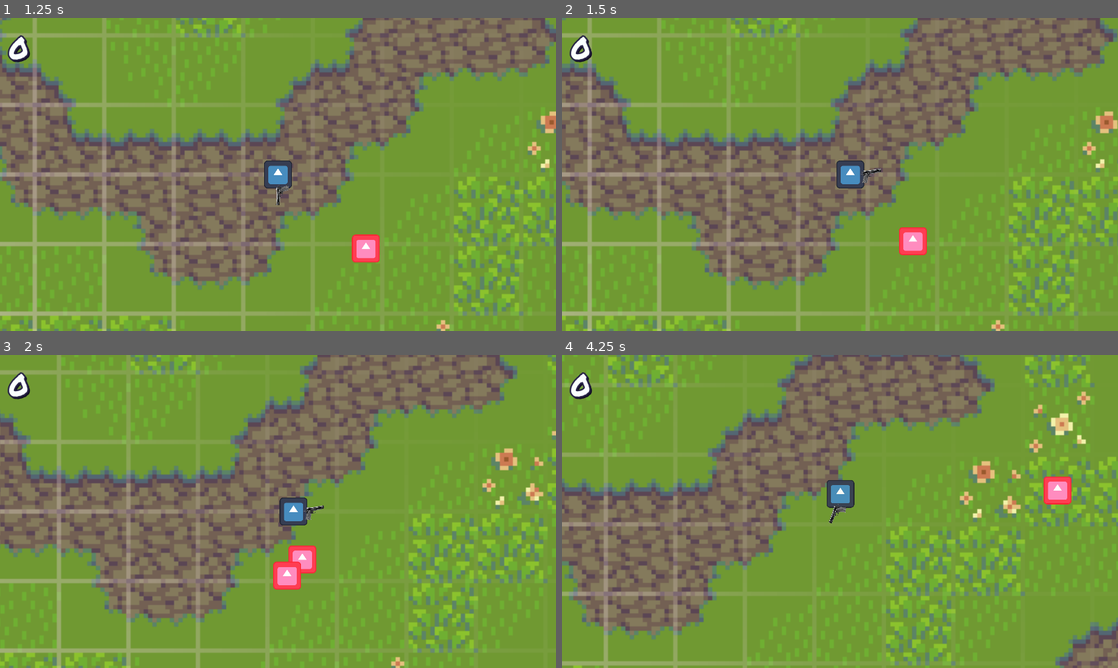
Above: before the commit, frames 1-4 (two rows, left to right).
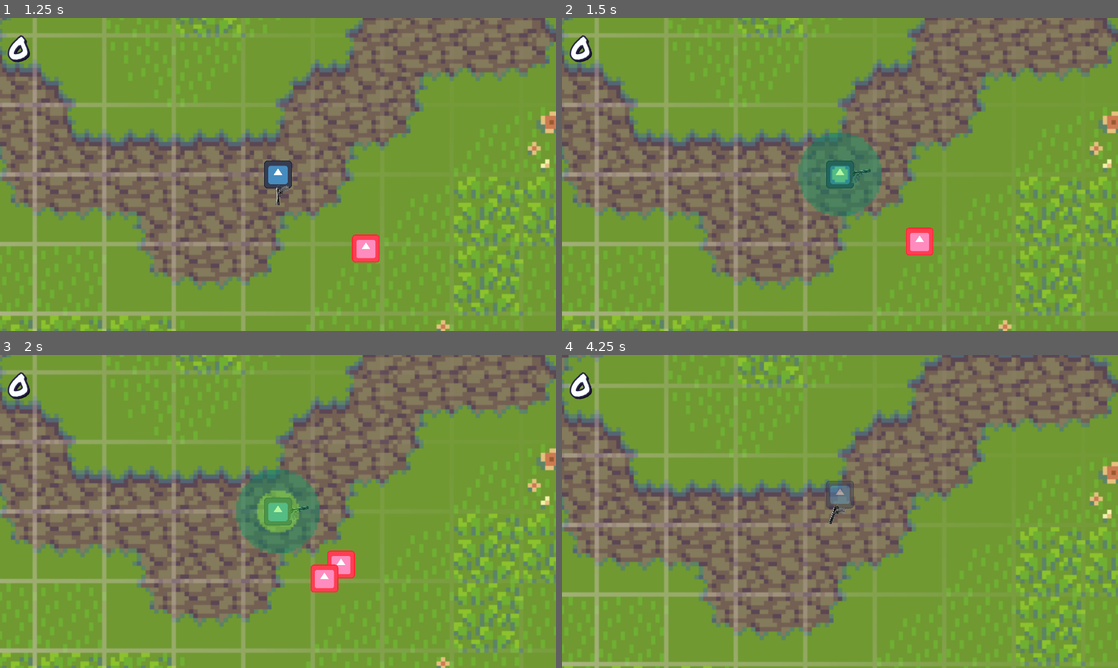
Above: after the commit, the same moments.

Repository: LaneMcMartin/NecromancerReloaded
Game: Godot game, scene res://Scenes/main_menu.tscn
Two runs of this game, one before a commit and one after it. Both use one fixed random seed, a clock stepped at 60 frames per second and the inputs below. The engine's default icon, where the game draws it, is replaced by a stand-in: a white triangle on a blue panel in a dark square. Sound files missing from this copy of the repository are replaced by a short silence.
Inputs (mouse positions are in pixels of both pictures, inside the frame that each line leads up to):
- Up to frame 1 (1.25 s): click "Start" at 0.5 s
- Up to frame 2 (1.5 s): move the mouse to (962, 158) at 1.27 s; hold D (Right) from 1.28 s (still down); hold Right mouse button (FireSecondary) from 1.28 s (still down)
- Up to frame 3 (2 s): keep holding D (Right); keep holding Right mouse button (FireSecondary)
- Up to frame 4 (4.25 s): move the mouse to (728, 527) at 2.02 s; release D (Right) at 2.03 s; release Right mouse button (FireSecondary) at 2.03 s; hold S (Down) 2.03-2.78 s; click (728, 527) at 2.1 s; right-click (728, 527) at 2.3 s; move the mouse to (895, 442) at 2.77 s; hold D (Right) 2.78-3.53 s; hold Right mouse button (FireSecondary) 2.78-3.53 s; move the mouse to (812, 574) at 3.52 s; hold W (Up) from 3.53 s (still down); tap Space (Space) at 3.6 s; right-click (812, 574) at 3.8 s

Frame 1 is identical in both runs. In frame 2, 29% of the frame differs, in the area x 0-100%, y 0-100%; in frame 3, 39%; in frame 4, 57%.

Commit message:
Raise implemented, zombie implemented
We did it

Diff:
--- a/Assets/bubble_animation.tres
+++ b/Assets/bubble_animation.tres
@@ -145,7 +145,7 @@
 [resource]
 animations = [{
 "frames": [SubResource("AtlasTexture_xhm43"), SubResource("AtlasTexture_7kfmp"), SubResource("AtlasTexture_evemq"), Sub …(1117 unchanged characters)…
-"loop": true,
+"loop": false,
 "name": &"bubble",
-"speed": 10.0
+"speed": 20.0
 }]
--- /dev/null
+++ b/Scenes/bubble.gd
@@ -0,0 +1,12 @@
+extends Area2D
+
+# Called when the node enters the scene tree for the first time.
+func _ready():
+	pass
+
+func scan_raise():
+	var areas = get_overlapping_areas()
+	for area in areas:
+		# If the bubble captured something, run the raised method (if the node has one)
+		if area.has_method("raised"):
+			area.raised()
--- a/Scenes/bubble.tscn
+++ b/Scenes/bubble.tscn
@@ -1,8 +1,9 @@
-[gd_scene load_steps=3 format=3 uid="uid://ismcmkdv53u8"]
+[gd_scene load_steps=4 format=3 uid="uid://ismcmkdv53u8"]
 
 [ext_resource type="SpriteFrames" uid="uid://dyo2u2sg37ud8" path="res://Assets/bubble_animation.tres" id="1_3k5im"]
+[ext_resource type="Script" path="res://Scenes/bubble.gd" id="1_od20u"]
 
-[sub_resource type="CircleShape2D" id="CircleShape2D_y1qj1"]
+[sub_resource type="CircleShape2D" id="CircleShape2D_1eqp5"]
 radius = 32.0
 
 [node name="Bubble" type="Area2D"]
@@ -11,6 +12,7 @@
 z_index = 1
 collision_layer = 2
 collision_mask = 2
+script = ExtResource("1_od20u")
 
 [node name="AnimatedSprite2D" type="AnimatedSprite2D" parent="."]
 frames = ExtResource("1_3k5im")
--- a/Scenes/enemy.tscn
+++ b/Scenes/enemy.tscn
@@ -1,26 +1,25 @@
-[gd_scene load_steps=7 format=3 uid="uid://2ex0bm4s2orr"]
+[gd_scene load_steps=7 format=3 uid="uid://dcuu15k6w8cgb"]
 
 [ext_resource type="Shader" path="res://Assets/enemy.gdshader" id="1_uh5av"]
 [ext_resource type="Script" path="res://Scripts/enemy.gd" id="1_usnjm"]
 [ext_resource type="Texture2D" uid="uid://d0cxad3ogx406" path="res://Assets/icon.svg" id="2_ocf16"]
 [ext_resource type="AudioStream" uid="uid://bwqsirotvqg67" path="res://Assets/ouch.mp3" id="4_e5se1"]
 
-[sub_resource type="ShaderMaterial" id="ShaderMaterial_3c4bj"]
+[sub_resource type="ShaderMaterial" id="ShaderMaterial_lr6mc"]
 shader = ExtResource("1_uh5av")
 
-[sub_resource type="RectangleShape2D" id="RectangleShape2D_bujgv"]
+[sub_resource type="RectangleShape2D" id="RectangleShape2D_0fktm"]
 size = Vector2(128, 128)
 
 [node name="Enemy" type="Area2D" groups=["enemy"]]
 script = ExtResource("1_usnjm")
-movement_type = 0
 
 [node name="Sprite2D" type="Sprite2D" parent="."]
-material = SubResource("ShaderMaterial_3c4bj")
+material = SubResource("ShaderMaterial_lr6mc")
 texture = ExtResource("2_ocf16")
 
 [node name="CollisionShape2D" type="CollisionShape2D" parent="."]
-shape = SubResource("RectangleShape2D_bujgv")
+shape = SubResource("RectangleShape2D_0fktm")
 
 [node name="EnemySound" type="AudioStreamPlayer2D" parent="."]
 stream = ExtResource("4_e5se1")
--- a/Scenes/player.tscn
+++ b/Scenes/player.tscn
@@ -7,6 +7,7 @@
 [ext_resource type="Texture2D" uid="uid://d1srow6n0cbb7" path="res://Assets/gun.png" id="4_b0mv7"]
 [ext_resource type="Script" path="res://Scripts/weaponmanager.gd" id="4_yrtw0"]
 [ext_resource type="AudioStream" uid="uid://ba8hp063378yb" path="res://Assets/shot_sound.wav" id="5_0jmh5"]
+[ext_resource type="PackedScene" uid="uid://ismcmkdv53u8" path="res://Scenes/bubble.tscn" id="5_747ls"]
 
 [sub_resource type="RectangleShape2D" id="RectangleShape2D_3pwty"]
 size = Vector2(128, 128)
@@ -106,6 +107,8 @@
 "": SubResource("AnimationLibrary_sco3w")
 }
 
+[node name="Bubble" parent="." instance=ExtResource("5_747ls")]
+
 [node name="WeaponManager" type="Node2D" parent="." groups=["player"]]
 script = ExtResource("4_yrtw0")
 
--- a/Scenes/world.tscn
+++ b/Scenes/world.tscn
@@ -18,6 +18,7 @@
 
 [node name="Enemy" parent="." instance=ExtResource("3_nl2c7")]
 position = Vector2(512, 431)
+collision_layer = 3
 
 [node name="MobSpawner" type="Timer" parent="."]
 autostart = true
--- /dev/null
+++ b/Scenes/zombie.gdshader
@@ -0,0 +1,6 @@
+shader_type canvas_item;
+
+void fragment() {
+	COLOR = texture(TEXTURE, UV); //read from texture
+  	COLOR.g = 1.0; //set red channel to 1.0
+}
--- /dev/null
+++ b/Scenes/zombie.tscn
@@ -0,0 +1,28 @@
+[gd_scene load_steps=7 format=3 uid="uid://be6klu2545ofm"]
+
+[ext_resource type="Script" path="res://Scripts/zombie.gd" id="1_2oqn7"]
+[ext_resource type="Shader" path="res://Scenes/zombie.gdshader" id="2_r5uea"]
+[ext_resource type="Texture2D" uid="uid://d0cxad3ogx406" path="res://Assets/icon.svg" id="3_hmf0x"]
+[ext_resource type="AudioStream" uid="uid://bwqsirotvqg67" path="res://Assets/ouch.mp3" id="4_v31hl"]
+
+[sub_resource type="ShaderMaterial" id="ShaderMaterial_lr6mc"]
+shader = ExtResource("2_r5uea")
+
+[sub_resource type="RectangleShape2D" id="RectangleShape2D_0fktm"]
+size = Vector2(128, 128)
+
+[node name="Zombie" type="Area2D" groups=["enemy"]]
+z_index = -1
+collision_layer = 2
+script = ExtResource("1_2oqn7")
+
+[node name="Sprite2D" type="Sprite2D" parent="."]
+material = SubResource("ShaderMaterial_lr6mc")
+texture = ExtResource("3_hmf0x")
+
+[node name="CollisionShape2D" type="CollisionShape2D" parent="."]
+shape = SubResource("RectangleShape2D_0fktm")
+
+[node name="EnemySound" type="AudioStreamPlayer2D" parent="."]
+stream = ExtResource("4_v31hl")
+volume_db = 7.429
--- a/Scripts/enemy.gd
+++ b/Scripts/enemy.gd
@@ -13,6 +13,7 @@
 # Called when the node enters the scene tree for the first time.
 func _ready():
 	body_entered.connect(_on_body_entered)
+	movement_type = 0 # TODO: Fix after debugging
 
 # Called every frame. 'delta' is the elapsed time since the previous frame.
 func _physics_process(delta):
--- a/Scripts/game_over.gd
+++ b/Scripts/game_over.gd
@@ -15,4 +15,3 @@
 
 func _on_menu_button_down():
 	get_tree().change_scene_to_file("res://Scenes/main_menu.tscn")
-	#get_tree().paused = false
--- a/Scripts/grave.gd
+++ b/Scripts/grave.gd
@@ -1,5 +1,7 @@
 extends Area2D
 
+# Onready
+@onready var zombie = preload("res://Scenes/zombie.tscn")
 
 # Called when the node enters the scene tree for the first time.
 func _ready():
@@ -9,3 +11,9 @@
 # Called every frame. 'delta' is the elapsed time since the previous frame.
 func _process(delta):
 	pass
+
+func raised():
+	var new_zombie = zombie.instantiate()
+	new_zombie.global_position = self.global_position
+	get_node("/root/World").add_child(new_zombie)
+	queue_free()
--- a/Scripts/player.gd
+++ b/Scripts/player.gd
@@ -16,14 +16,17 @@
 # Stats
 var is_invincible = false
 var is_dead = false
-var is_raising = false
 var health = 3
 
+# Raising
+var is_raising = false
+
 func _ready():
-	# Connect timers
+	# Connect signals
 	$DashCooldownTimer.timeout.connect(_on_dash_cooldown_timer_timeout)
 	$DashActiveTimer.timeout.connect(_on_dash_active_timer_timeout)
 	$InvincibleTimer.timeout.connect(_on_invincible_timer_timeout)
+	$"Bubble/AnimatedSprite2D".animation_finished.connect(_on_finished_raising)
 
 func _physics_process(delta):
 	# Check aliveness
@@ -49,10 +52,17 @@
 	if Input.is_action_just_pressed("Space") and dash_available:
 		dash()
 
+	# Handle raising
+	if Input.is_action_just_pressed("FireSecondary"):
+		raise_start()
+	if not Input.is_action_pressed("FireSecondary"):
+		raise_end()
+
 	# Process movement
 	if dash_active:
 		velocity *= dash_multiplier
-	move_and_slide()
+	if not is_raising:
+		move_and_slide()
 
 func damage(damage_taken):
 	# Check invincibility
@@ -76,6 +86,17 @@
 	$DashActiveTimer.start()
 	$DashSound.play()
 
+func raise_start():
+	$Bubble.show()
+	$"Bubble/AnimatedSprite2D".play("bubble")
+	is_raising = true
+
+func raise_end():
+	$Bubble.hide()
+	$"Bubble/AnimatedSprite2D".stop()
+	$"Bubble/AnimatedSprite2D".set_frame(0)
+	is_raising = false
+
 func _on_dash_cooldown_timer_timeout():
 	dash_available = true
 
@@ -85,3 +106,7 @@
 func _on_invincible_timer_timeout():
 	is_invincible = false
 	$AnimationPlayer.play("NoFlash")
+
+func _on_finished_raising():
+	$Bubble.scan_raise()
+	raise_end()
--- /dev/null
+++ b/Scripts/zombie.gd
@@ -0,0 +1,54 @@
+extends Area2D
+
+# Export
+@export var health = 1
+@export var damage = 1
+@export var speed = 200
+@export_enum("Attract", "Distanced", "Erratic") var movement_type
+
+# Public
+var target_enemy = null
+
+# Called when the node enters the scene tree for the first time.
+func _ready():
+	body_entered.connect(_on_body_entered)
+	target_enemy = find_closest_enemy()
+	movement_type = 0 # TODO: Fix after debugging
+
+# Called every frame. 'delta' is the elapsed time since the previous frame.
+func _physics_process(delta):
+	# Check if the game state is running
+	if Gamemanager.game_running:
+		# If we haven't found an enemy yet, try to find one
+		if target_enemy == null:
+			target_enemy = find_closest_enemy()
+
+		match movement_type:
+			0: # Attract - Move toward enemy
+				var velocity = global_position.direction_to(target_enemy.global_position)
+				position += (velocity * speed * delta)
+			1: # Distanced - Move toward enemy but maintain a distance and shoot
+				var velocity = global_position.direction_to(target_enemy.global_position)
+				if global_position.distance_to(target_enemy.global_position) <= 500:
+					position += (velocity.orthogonal() * speed * delta)
+				else:
+					position += (velocity * speed * delta)
+			2: # Erratic
+				pass
+
+func _on_body_entered(body):
+	# If the enemy hit something, deal damage if it has a hit method - then delete
+	if body.has_method("damage") and body.is_in_group("enemy"):
+		body.damage(damage)
+		queue_free()
+
+func find_closest_enemy():
+	var all_enemies = get_tree().get_nodes_in_group("enemy")
+	var closest_enemy = null
+	var closest_enemy_distance = 0.0
+	for current_enemy in all_enemies:
+		var current_enemy_distance = global_position.distance_squared_to(current_enemy.global_position)
+		if (closest_enemy == null) or (current_enemy_distance < closest_enemy_distance):
+			closest_enemy = current_enemy
+			closest_enemy_distance = current_enemy_distance
+	return closest_enemy
Not shown: 1 places in Scenes/bubble.tscn that only renumber resources
Not shown: 2 places in Scenes/bullet.tscn that only renumber resources
Not shown: 2 places in Scenes/grave.tscn that only renumber resources
Not shown: 1 places in Scenes/player.tscn that only renumber resources
Not shown: 1 places in Scenes/world.tscn that only renumber resources
